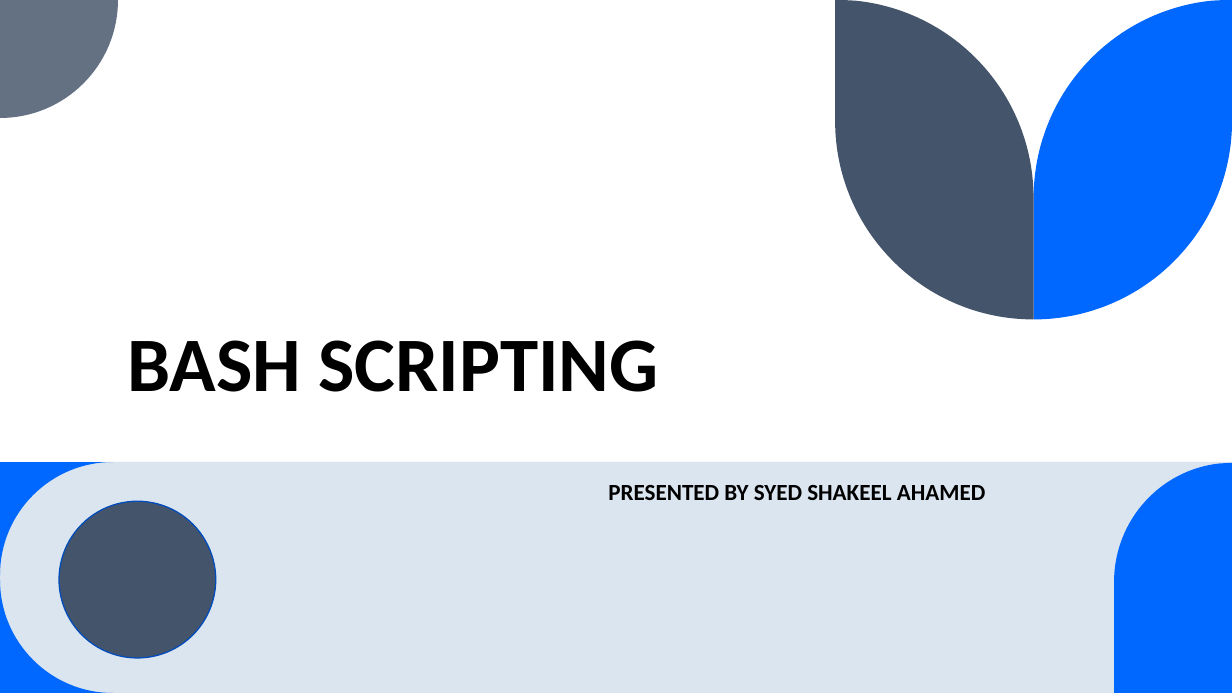
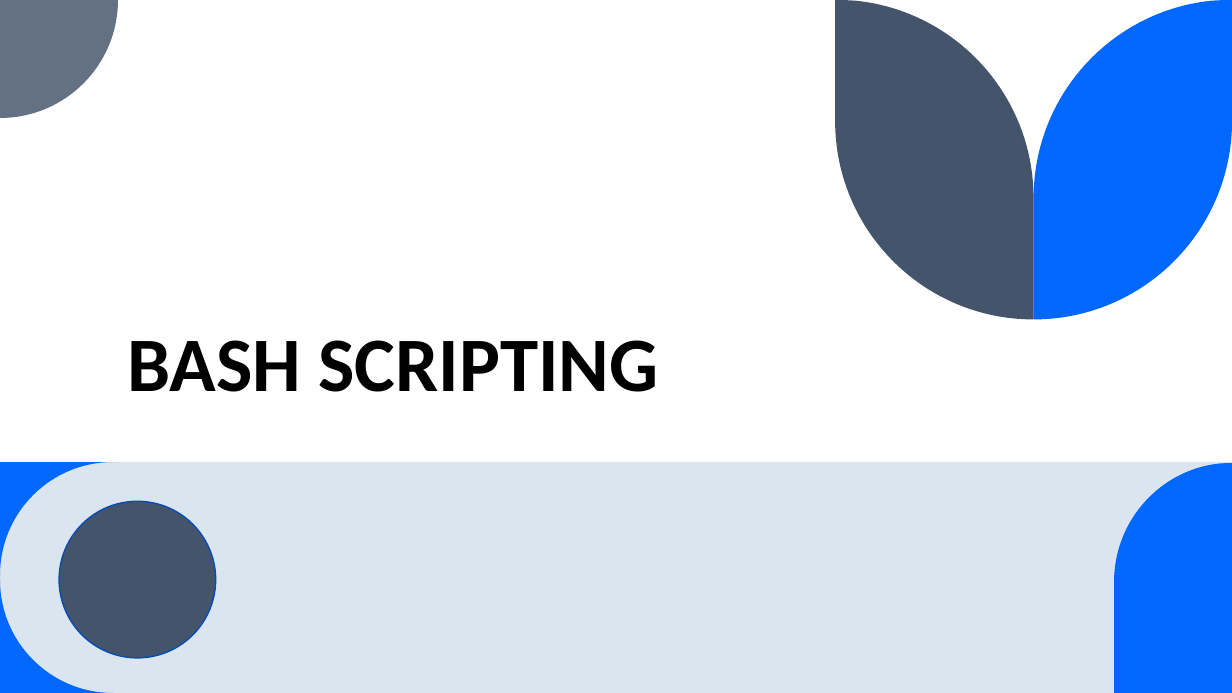
Before and after one commit to manikiran7/Devops-hub, a slide deck: slide 1 of presentations/Bash_Scripting_PPT (1).pptx. Drawn at 1232x693 pixels with LibreOffice and Linux fonts; fonts in the diff are those of the drawing. Boxes give left, top, right and bottom in pixels: in the first picture for what was removed or moved away, otherwise in the second. Text is boxed around its words. In the diff, an @@ line names an element or a change of style, - is before the commit and + after.

```diff
--- a/presentations/Bash_Scripting_PPT (1).pptx
+++ b/presentations/Bash_Scripting_PPT (1).pptx
@@ text removed at (608, 485, 985, 500) @@
-PRESENTED BY SYED SHAKEEL AHAMED
```
Also in this commit, not shown: 4 slides removed, 1 other file.
